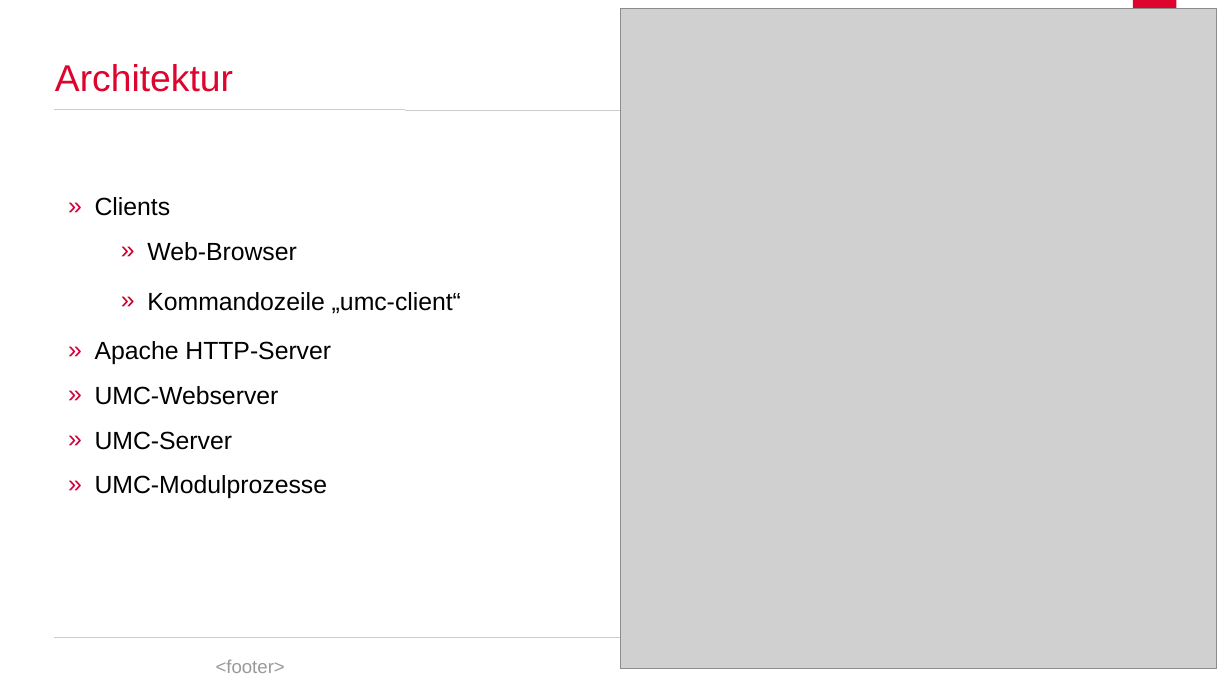
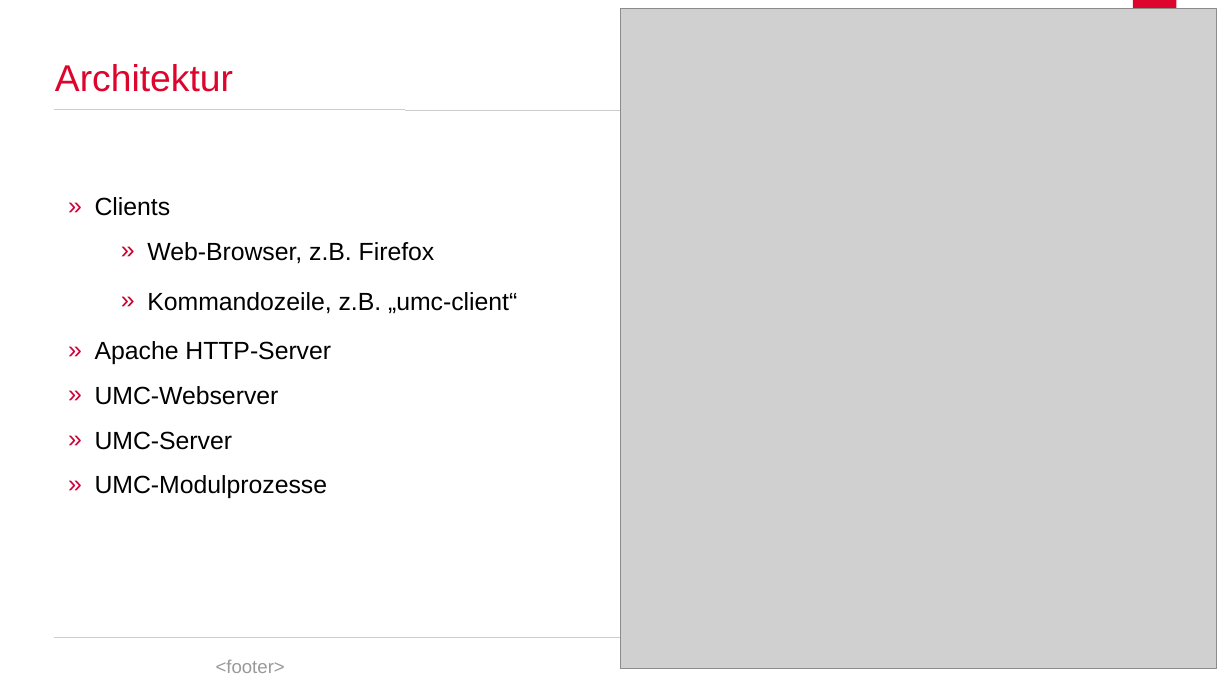
Before and after one commit to spaceone/presentations, a slide deck: slide 3 of univention-management-console/univention-management-console.odp. Drawn at 1232x693 pixels with LibreOffice and Linux fonts; fonts in the diff are those of the drawing; grey boxes stand for pictures; background and template pictures are left out. Boxes give left, top, right and bottom in pixels: in the first picture for what was removed or moved away, otherwise in the second. Text is boxed around its words. In the diff, an @@ line names an element or a change of style, - is before the commit and + after.

```diff
--- a/univention-management-console/univention-management-console.odp
+++ b/univention-management-console/univention-management-console.odp
@@ text at <box>147,242,517,314</box>: text changed @@
-    » Web-Browser
-    » Kommandozeile „umc-client“
+    » Web-Browser, z.B. Firefox
+    » Kommandozeile, z.B. „umc-client“
```
Also in this commit, not shown: 8 other slides changed.
